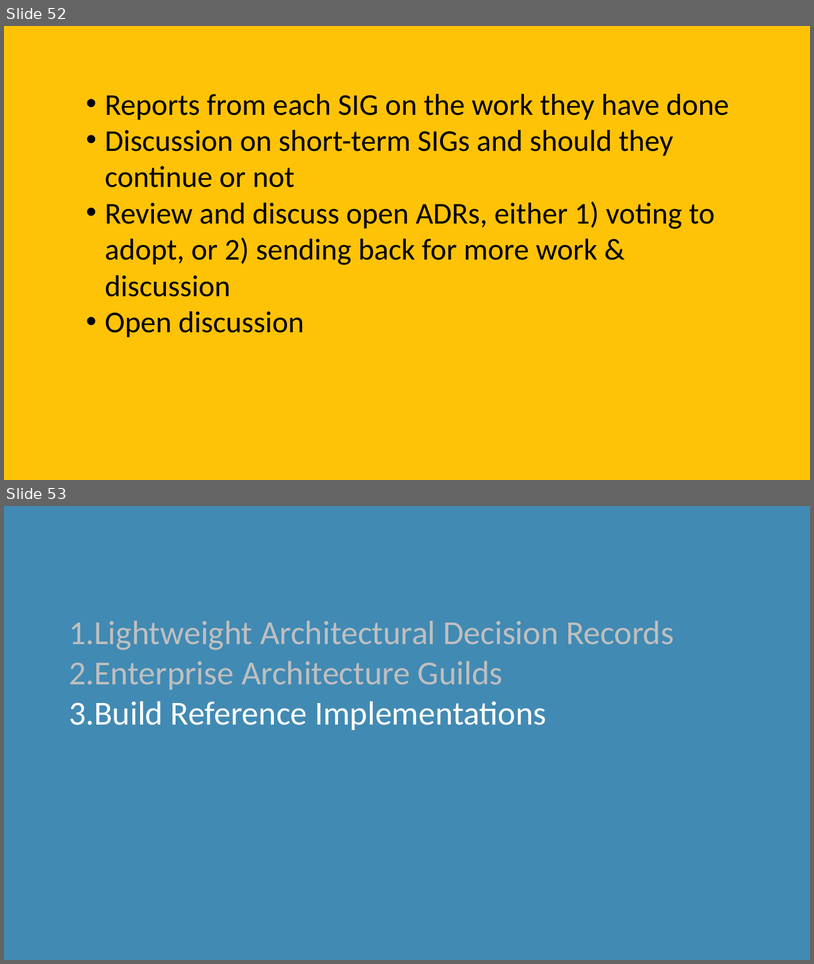
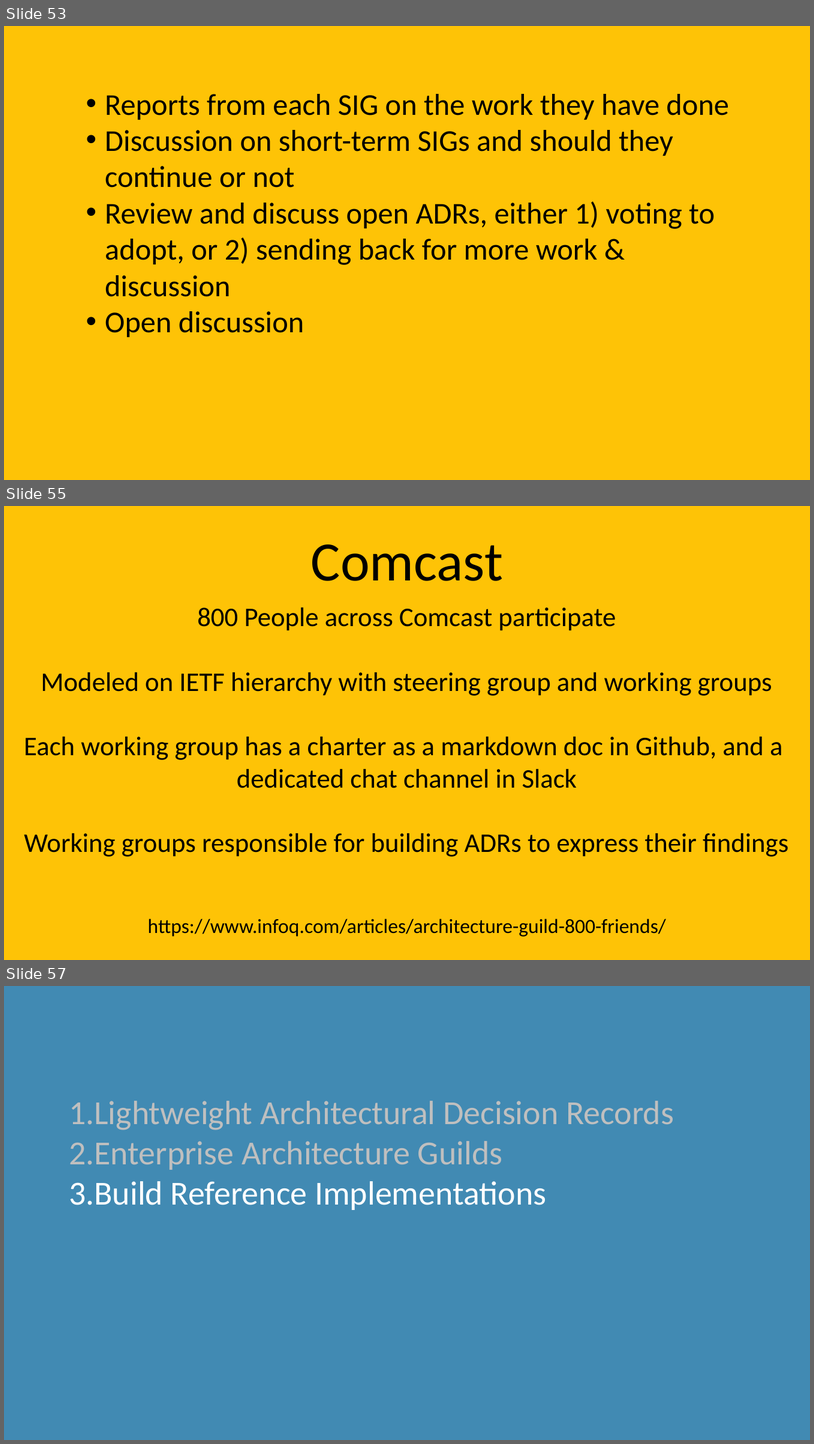
Before and after one commit to davidaayers/comm-and-doc-arch-decisions, a slide deck: comm-and-doc-arch-decisions-60-min.pptx. Shown one above the other, each under a label of ours: slides 52 and 53 before the commit, slides 53, 55 and 57 after it; the slides between them are not shown. The pictures are 814x964 and 814x1444 pixels, drawn with LibreOffice and Linux fonts; fonts in the diff are those of the drawing. Boxes give left, top, right and bottom in pixels: in the first picture for what was removed or moved away, otherwise in the second. Text is boxed around its words. In the diff, an @@ line names an element or a change of style, - is before the commit and + after.

```diff
--- a/comm-and-doc-arch-decisions-60-min.pptx
+++ b/comm-and-doc-arch-decisions-60-min.pptx
@@ slide 55 added at [4,506,810,960], background #FEC306 @@
@@ title added at [311,544,503,581], 66 pt, text #000000 @@
+Comcast
@@ text added at [24,607,789,856], 32 pt, text #000000 @@
+800 People across Comcast participate
+Modeled on IETF hierarchy with steering group and working groups
+Each working group has a charter as a markdown doc in Github, and a
+dedicated chat channel in Slack
+Working groups responsible for building ADRs to express their findings
@@ text added at [148,918,666,936], 24 pt, text #000000 @@
+https://www.infoq.com/articles/architecture-guild-800-friends/
@@ what was slide 52 is now slide 53 @@
@@ what was slide 53 is now slide 57 @@
```
Also in this commit, not shown: 2 slides changed, 4 other slides added, 1 other file.
